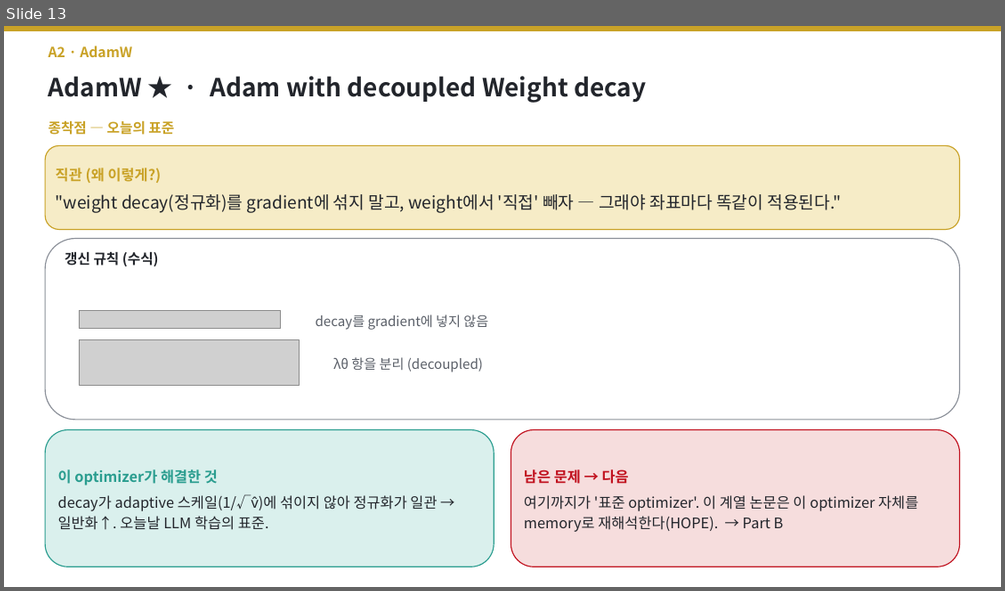
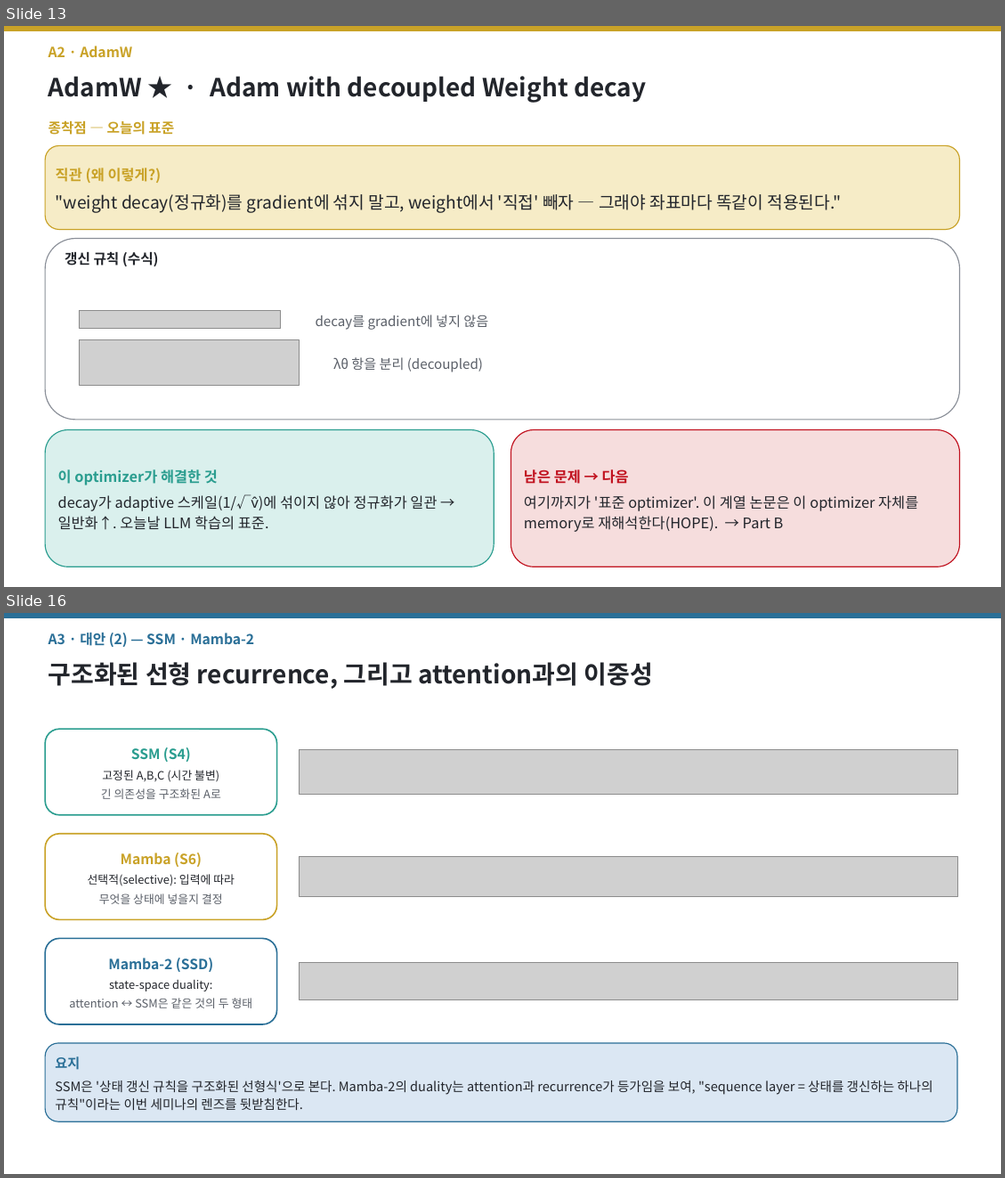
Before and after one commit to jimmylegendary/neural-memory-study, a slide deck: seminar/TTT-seminar.pptx. Shown one above the other, each under a label of ours: slide 13 before the commit, slides 13 and 16 after it; the slides between them are not shown. The pictures are 1005x591 and 1005x1178 pixels, drawn with LibreOffice and Linux fonts; fonts in the diff are those of the drawing; grey boxes stand for pictures. Boxes give left, top, right and bottom in pixels: in the first picture for what was removed or moved away, otherwise in the second. Text is boxed around its words. In the diff, an @@ line names an element or a change of style, - is before the commit and + after.

```diff
--- a/seminar/TTT-seminar.pptx
+++ b/seminar/TTT-seminar.pptx
@@ slide 16 added at bbox=[4, 613, 1001, 1174], background #FFFFFF @@
@@ rectangle added at bbox=[4, 613, 1001, 617], fill #2A6F97, outline #2A6F97 1 pt @@
@@ text added at bbox=[48, 633, 254, 647], 13.5 pt, text #2A6F97, bold @@
+A3 · 대안 (2) — SSM · Mamba-2
@@ text added at bbox=[48, 662, 653, 689], 24 pt, text #22252B, bold @@
+구조화된 선형 recurrence, 그리고 attention과의 이중성
@@ rounded rectangle added at bbox=[45, 729, 277, 815], fill #FFFFFF, outline #2A9D8F 1.4 pt, 11 pt, text #22252B @@
+SSM (S4)
+고정된 A,B,C (시간 불변)
+긴 의존성을 구조화된 A로
@@ picture added at bbox=[299, 749, 957, 794] @@
@@ rounded rectangle added at bbox=[45, 834, 277, 919], fill #FFFFFF, outline #C9A227 1.4 pt, 11 pt, text #22252B @@
+Mamba (S6)
+선택적(selective): 입력에 따라
+무엇을 상태에 넣을지 결정
@@ picture added at bbox=[299, 856, 957, 896] @@
@@ rounded rectangle added at bbox=[45, 938, 277, 1024], fill #FFFFFF, outline #2A6F97 1.4 pt, 11 pt, text #5A5F68 @@
+Mamba-2 (SSD)
+state-space duality:
+attention ↔ SSM은 같은 것의 두 형태
@@ picture added at bbox=[299, 962, 957, 999] @@
@@ rounded rectangle added at bbox=[45, 1043, 957, 1121], fill #DBE7F3, outline #2A6F97 1 pt, 12.5 pt, text #22252B @@
+요지
+SSM은 '상태 갱신 규칙을 구조화된 선형식'으로 본다. Mamba-2의 duality는 attention과 recurrence가 등가임을 보여, "sequence layer = 상태를 갱신하는 하나의 규칙"이라는 이번 세미나의 렌즈를 뒷받침한다.
```
Also in this commit, not shown: 22 other slides added, 15 other files.
